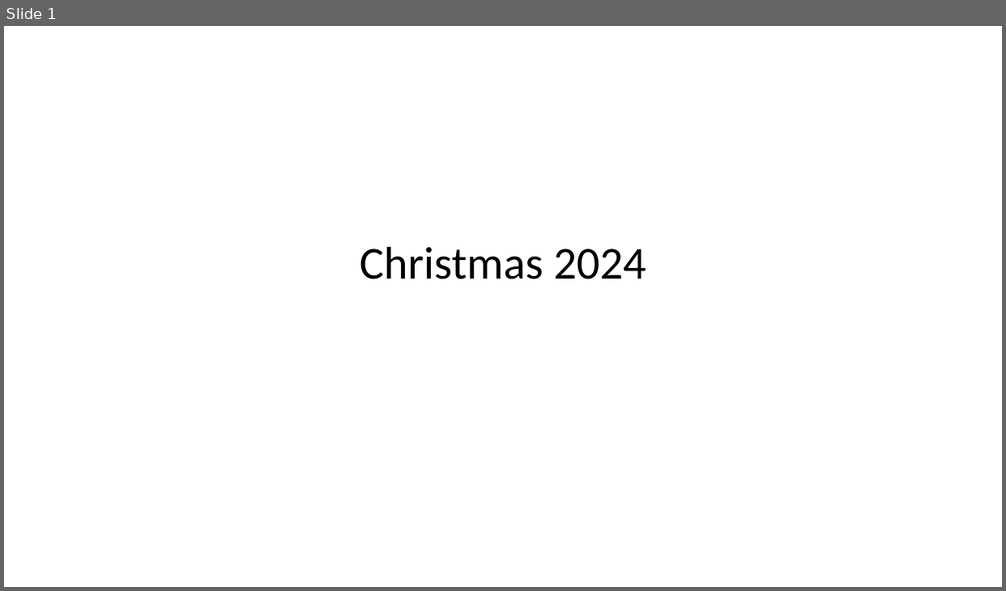
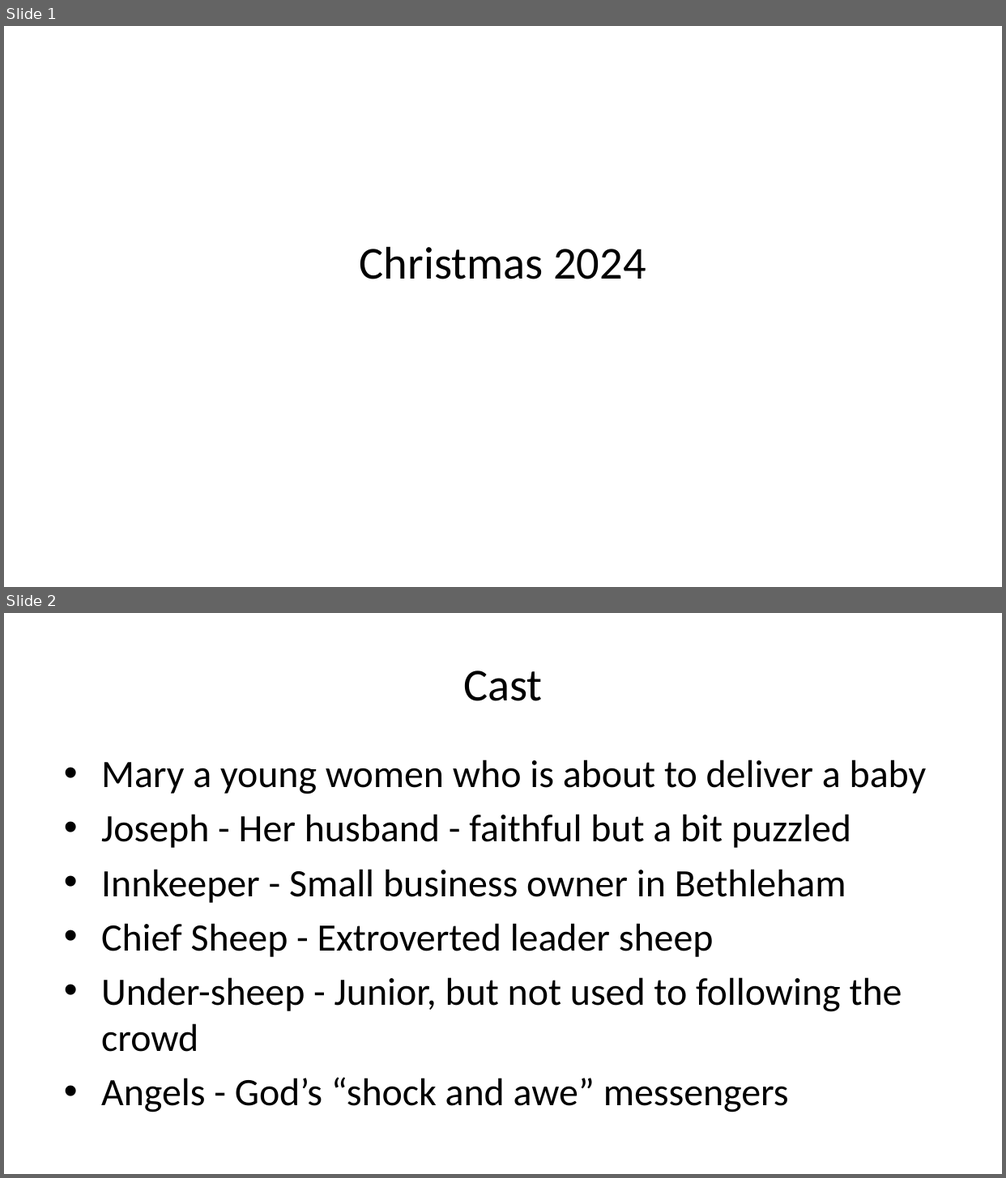
Before and after one commit to jcsalo/patient_education, a slide deck: christmas2004.pptx. Shown one above the other, each under a label of ours: slide 1 before the commit, slides 1 and 2 after it. The pictures are 1006x591 and 1006x1178 pixels, drawn with LibreOffice and Linux fonts; fonts in the diff are those of the drawing. Boxes give left, top, right and bottom in pixels: in the first picture for what was removed or moved away, otherwise in the second. Text is boxed around its words. In the diff, an @@ line names an element or a change of style, - is before the commit and + after.

```diff
--- a/christmas2004.pptx
+++ b/christmas2004.pptx
@@ slide 2 added at [4, 613, 1002, 1174], background #FFFFFF @@
@@ title added at [463, 671, 542, 701], 33 pt, text #000000 @@
+Cast
@@ text added at [101, 760, 927, 1113], 28 pt, text #000000 @@
+• Mary a young women who is about to deliver a baby
+• Joseph - Her husband - faithful but a bit puzzled
+• Innkeeper - Small business owner in Bethleham
+• Chief Sheep - Extroverted leader sheep
+• Under-sheep - Junior, but not used to following the crowd
+• Angels - God’s “shock and awe” messengers
```
Also in this commit, not shown: 11 other slides added, 41 other files.
